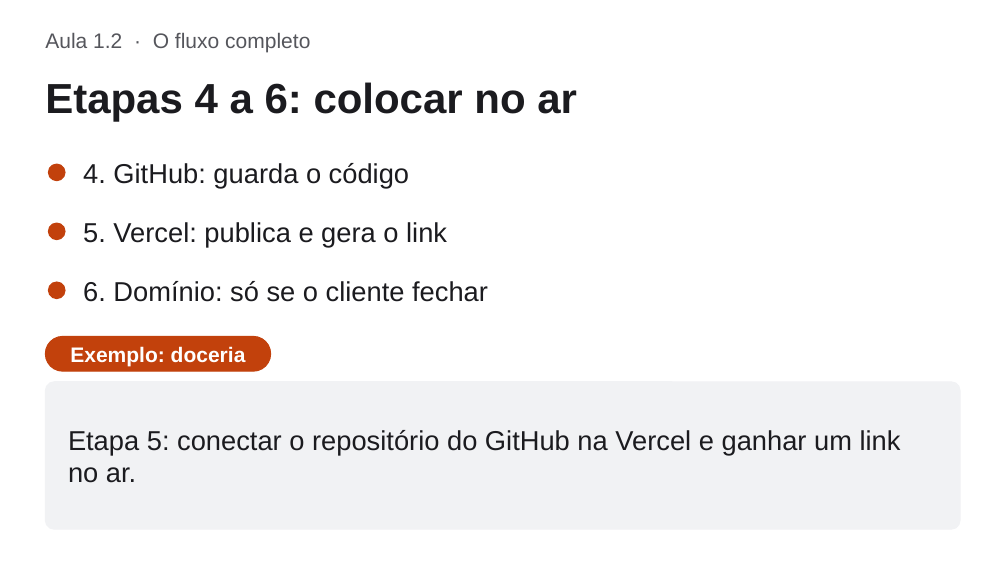
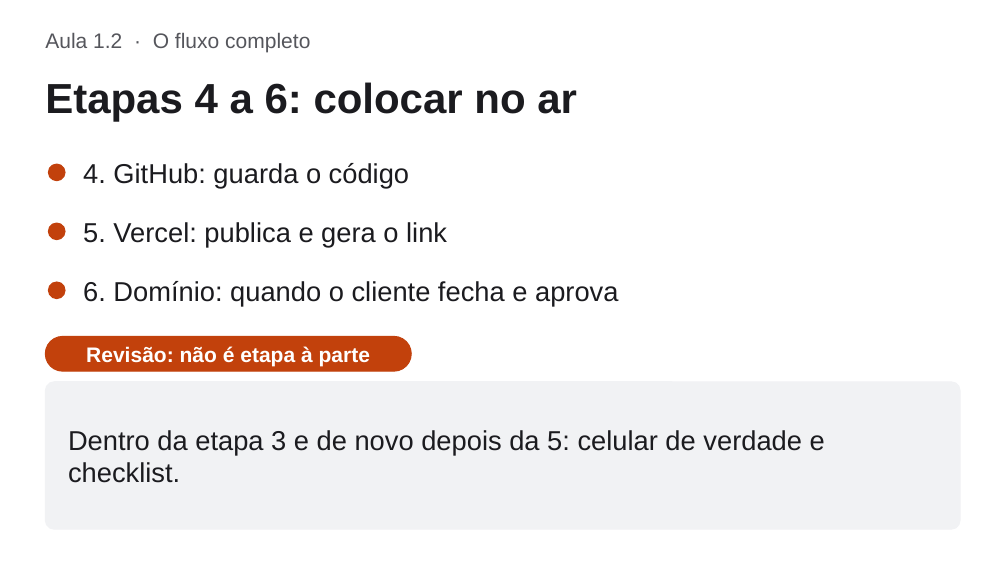
Before and after one commit to WeslleyPaivx/est-tica-facial, a slide deck: slide 10 of curso/slides/modulo-1.pptx. Drawn at 1008x567 pixels with LibreOffice and Linux fonts; fonts in the diff are those of the drawing. Boxes give left, top, right and bottom in pixels: in the first picture for what was removed or moved away, otherwise in the second. Text is boxed around its words. In the diff, an @@ line names an element or a change of style, - is before the commit and + after.

```diff
--- a/curso/slides/modulo-1.pptx
+++ b/curso/slides/modulo-1.pptx
@@ text at (83, 281, 618, 305): text changed @@
-6. Domínio: só se o cliente fechar
+6. Domínio: quando o cliente fecha e aprova
@@ rounded rectangle: place and size @@
-rounded rectangle at (45, 337, 271, 371)
+rounded rectangle at (45, 337, 411, 371)
@@ text at (86, 346, 370, 366): text changed @@
-Exemplo: doceria
+Revisão: não é etapa à parte
@@ text at (68, 430, 825, 483): text changed @@
-Etapa 5: conectar o repositório do GitHub na Vercel e ganhar um link no ar.
+Dentro da etapa 3 e de novo depois da 5: celular de verdade e checklist.
```
Also in this commit, not shown: 7 other slides changed, 1 slide added, 5 other files.
